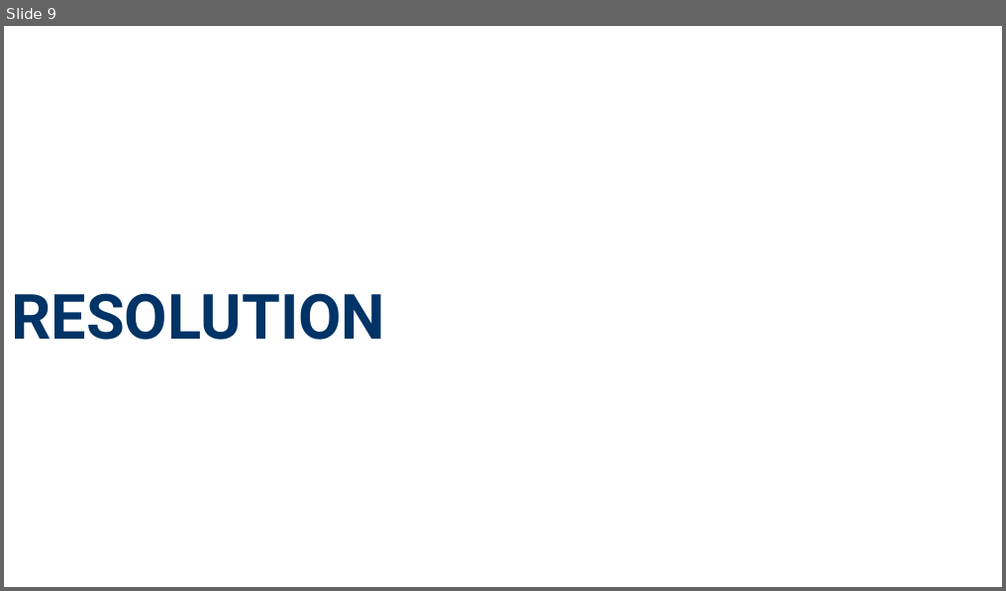
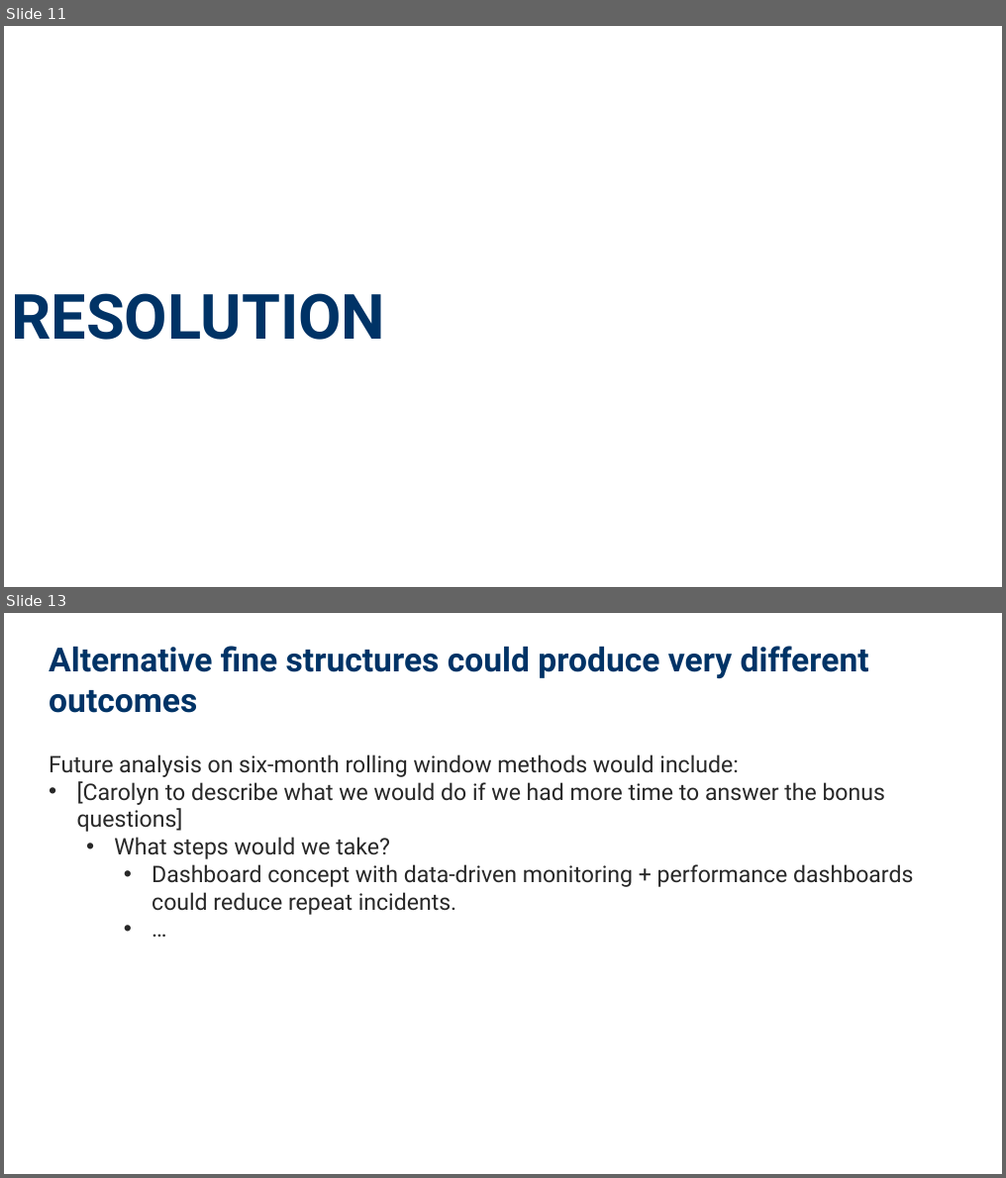
Before and after one commit to NewForce-Cohort-11-Data/trash-haulers-null-void-waste-solutions, a slide deck: Missed_Trash_Pickups_Presentation_16x9_Formatted.pptx. Shown one above the other, each under a label of ours: slide 9 before the commit, slides 11 and 13 after it; the slides between them are not shown. The pictures are 1006x591 and 1006x1178 pixels, drawn with LibreOffice and Linux fonts; fonts in the diff are those of the drawing. Boxes give left, top, right and bottom in pixels: in the first picture for what was removed or moved away, otherwise in the second. Text is boxed around its words. In the diff, an @@ line names an element or a change of style, - is before the commit and + after.

```diff
--- a/Missed_Trash_Pickups_Presentation_16x9_Formatted.pptx
+++ b/Missed_Trash_Pickups_Presentation_16x9_Formatted.pptx
@@ slide 13 added at (4,613,1002,1174), background #FFFFFF @@
@@ text added at (49,646,869,713), 32 pt, text #003366, bold @@
+Alternative fine structures could produce very different outcomes
@@ text added at (49,755,913,915), 22 pt, text #282828 @@
+Future analysis on six-month rolling window methods would include:
+• [Carolyn to describe what we would do if we had more time to answer the bonus questions]
+  • What steps would we take?
+    • Dashboard concept with data-driven monitoring + performance dashboards could reduce repeat incidents.
+    • …
@@ what was slide 9 is now slide 11 @@
```
Also in this commit, not shown: 7 slides changed, 3 other slides added, 3 slides removed, 9 other files.
